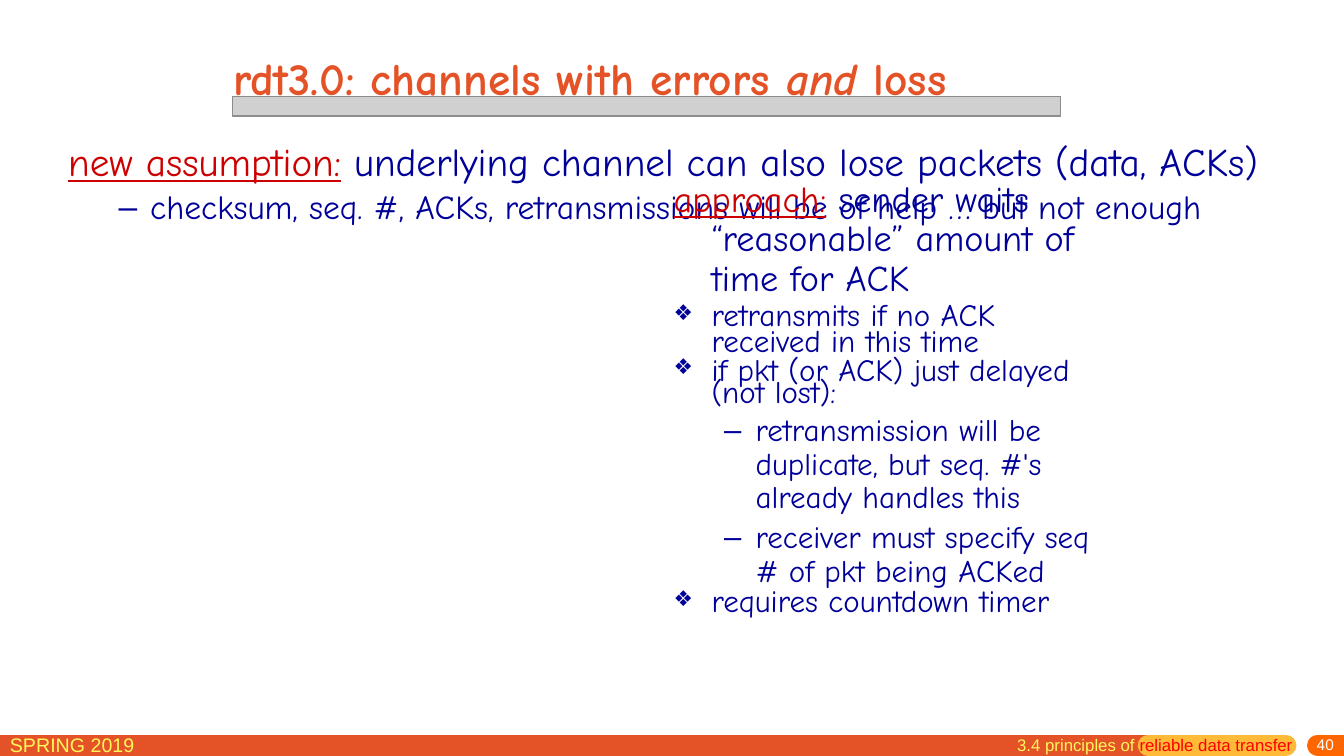
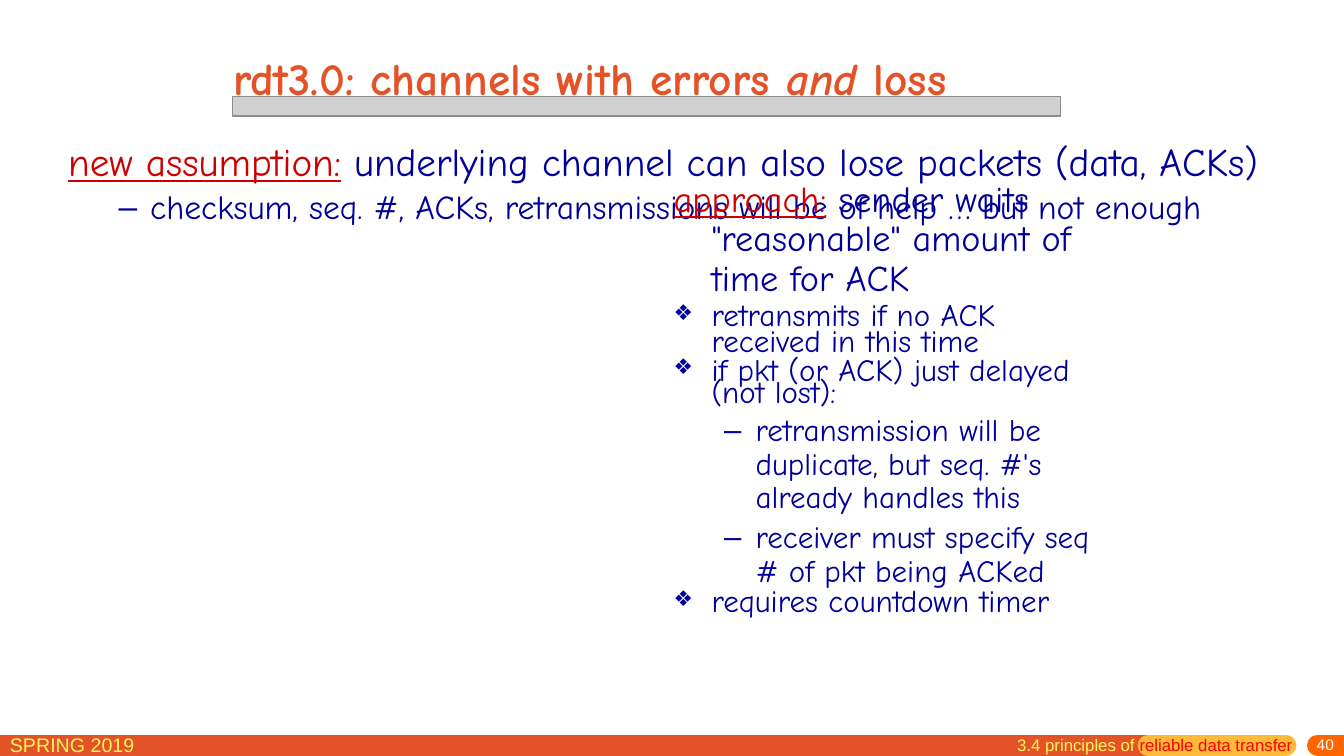
Before and after one commit to jichenghu/PPT_networkDistributed, a slide deck: slide 40 of chapter3.pptx. Drawn at 1344x756 pixels with LibreOffice and Linux fonts; fonts in the diff are those of the drawing; grey boxes stand for pictures. Boxes give left, top, right and bottom in pixels: in the first picture for what was removed or moved away, otherwise in the second. Text is boxed around its words. In the diff, an @@ line names an element or a change of style, - is before the commit and + after.

```diff
--- a/chapter3.pptx
+++ b/chapter3.pptx
@@ text at box(674, 181, 1071, 292): text changed @@
-approach: sender waits “reasonable” amount of time for ACK
+approach: sender waits "reasonable" amount of time for ACK
```
Also in this commit, not shown: 14 other slides changed, 53 slides added.
